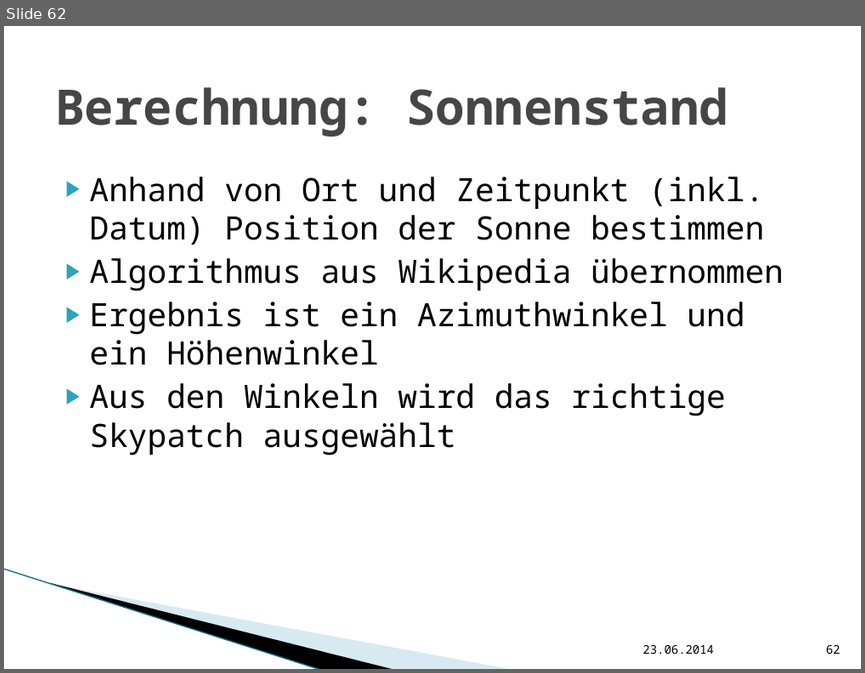
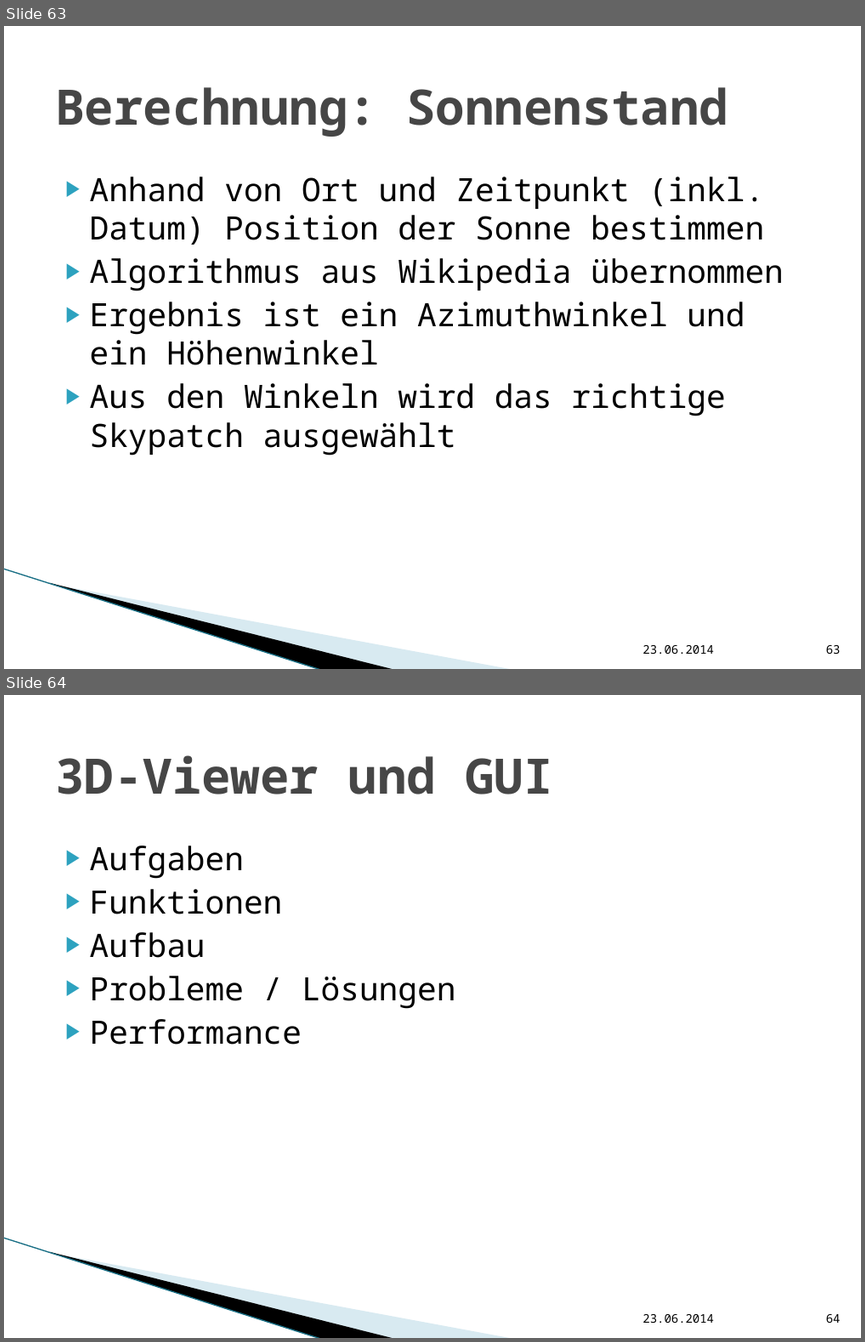
Before and after one commit to hft-swp/stuff, a slide deck: doku/präsentation nicht komplett/vCity-Präsentation.pptx. Shown one above the other, each under a label of ours: slide 62 before the commit, slides 63 and 64 after it. The pictures are 865x673 and 865x1342 pixels, drawn with LibreOffice and Linux fonts; fonts in the diff are those of the drawing; background and template pictures are left out. Boxes give left, top, right and bottom in pixels: in the first picture for what was removed or moved away, otherwise in the second. Text is boxed around its words. In the diff, an @@ line names an element or a change of style, - is before the commit and + after.

```diff
--- a/doku/präsentation nicht komplett/vCity-Präsentation.pptx
+++ b/doku/präsentation nicht komplett/vCity-Präsentation.pptx
@@ slide 64 added at [4,695,861,1338], background #FFFFFF; not listed: 3 template elements that a slide beside it also shows @@
@@ title added at [55,755,552,794], 41 pt, text #464646, bold @@
+3D-Viewer und GUI
@@ text added at [90,845,455,1044], 27 pt, text #000000 @@
+▶ Aufgaben
+▶ Funktionen
+▶ Aufbau
+▶ Probleme / Lösungen
+▶ Performance
@@ text added at [642,1314,714,1322], 10 pt, text #000000 @@
+23.06.2014
@@ page number added at [826,1314,840,1322], 10 pt, text #000000 @@
+64
@@ what was slide 62 is now slide 63 @@
@@ page number at [826,645,840,653]: text changed @@
-62
+63
```
Also in this commit, not shown: 7 slides changed, 2 other slides added, 1 slide removed.
